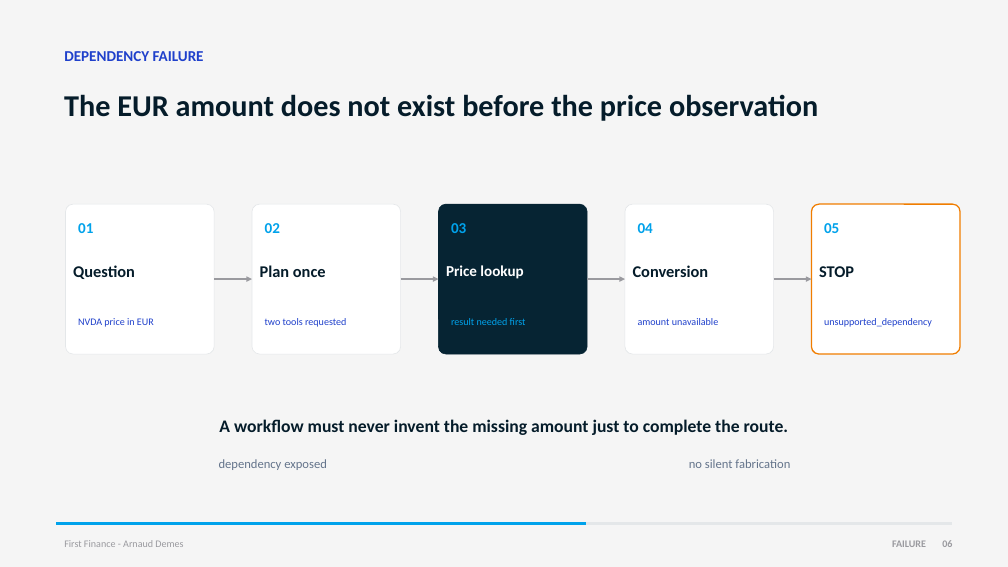
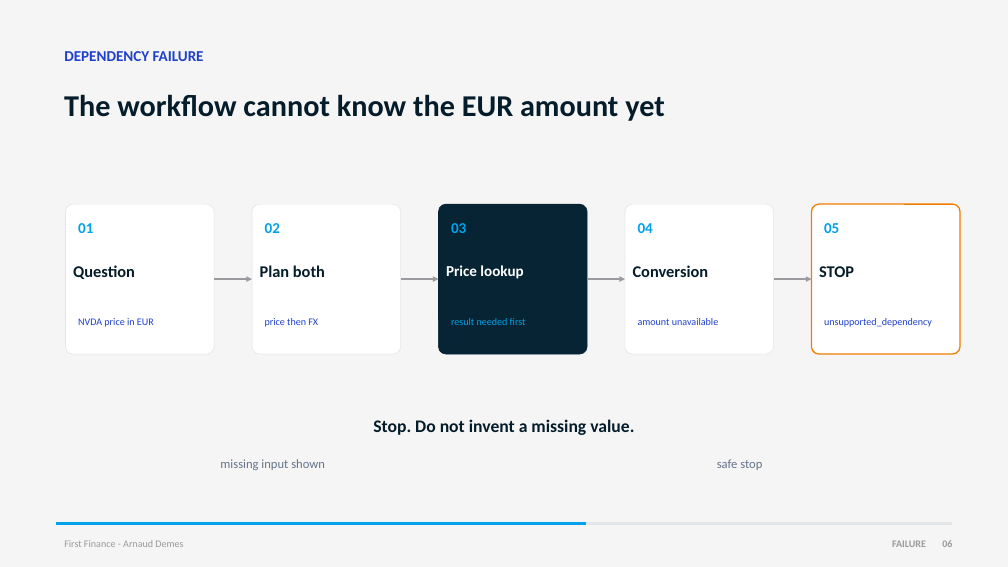
Before and after one commit to Nonocho/finai-academy, a slide deck: slide 6 of decks/08-workflows-vs-agents.pptx. Drawn at 1008x567 pixels with LibreOffice and Linux fonts; fonts in the diff are those of the drawing. Boxes give left, top, right and bottom in pixels: in the first picture for what was removed or moved away, otherwise in the second. Text is boxed around its words. In the diff, an @@ line names an element or a change of style, - is before the commit and + after.

```diff
--- a/decks/08-workflows-vs-agents.pptx
+++ b/decks/08-workflows-vs-agents.pptx
@@ text at <box>64,94,664,121</box>: text changed @@
-The EUR amount does not exist before the price observation
+The workflow cannot know the EUR amount yet
@@ text at <box>260,265,325,277</box>: text changed @@
-Plan once
+Plan both
@@ text at <box>265,318,318,327</box>: text changed @@
-two tools requested
+price then FX
@@ text at <box>373,419,634,435</box>: text changed @@
-A workflow must never invent the missing amount just to complete the route.
+Stop. Do not invent a missing value.
@@ text at <box>220,459,325,470</box>: text changed @@
-dependency exposed
+missing input shown
@@ text at <box>717,459,762,470</box>: text changed @@
-no silent fabrication
+safe stop
```
Also in this commit, not shown: 6 other slides changed, 2 slides added, 2 slides removed, 1 other file.
